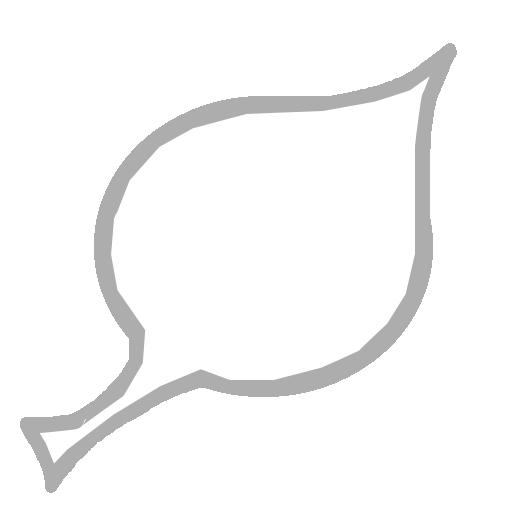
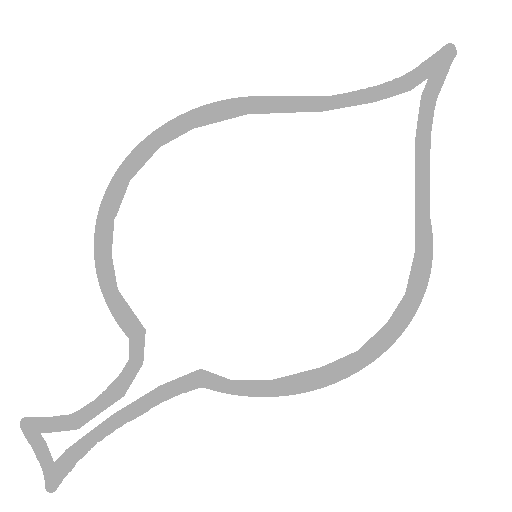
Comparing the layer stacks of the two w=512, h=512 images. Changes:
painted on "Layer #3" over [39, 76, 430, 464]
